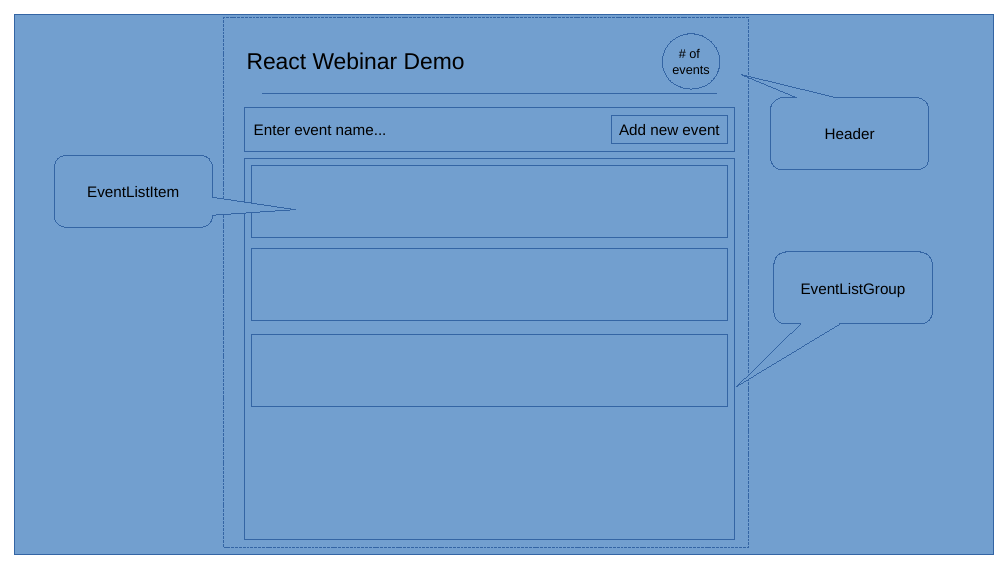
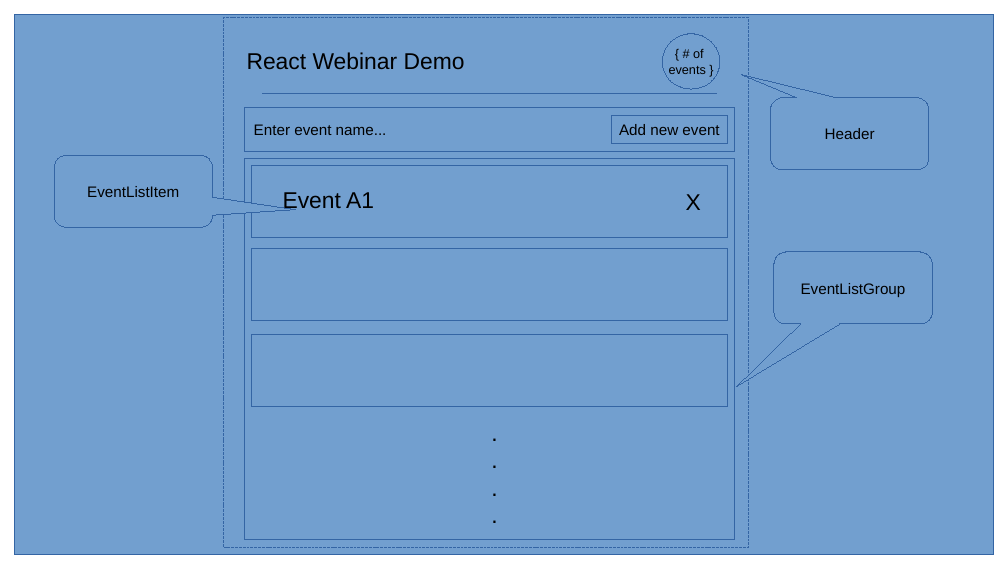
Before and after one commit to AdityaNambiar/ReactWebinar, a slide deck: slide 1 of design.odp. Drawn at 1008x567 pixels with LibreOffice and Linux fonts; fonts in the diff are those of the drawing. Boxes give left, top, right and bottom in pixels: in the first picture for what was removed or moved away, otherwise in the second. Text is boxed around its words. In the diff, an @@ line names an element or a change of style, - is before the commit and + after.

```diff
--- a/design.odp
+++ b/design.odp
@@ text in ellipse at <box>669,49,706,74</box>: text changed @@
-# of
-events
+{ # of
+events }
@@ text added at <box>283,192,374,211</box>, 18 pt, text #000000 @@
+Event A1
@@ text added at <box>686,194,701,210</box>, 18 pt, text #000000 @@
+X
@@ text added at <box>483,414,511,533</box>, 18 pt, text #000000 @@
+.
+.
+.
+.
```
Also in this commit, not shown: 8 other files.
